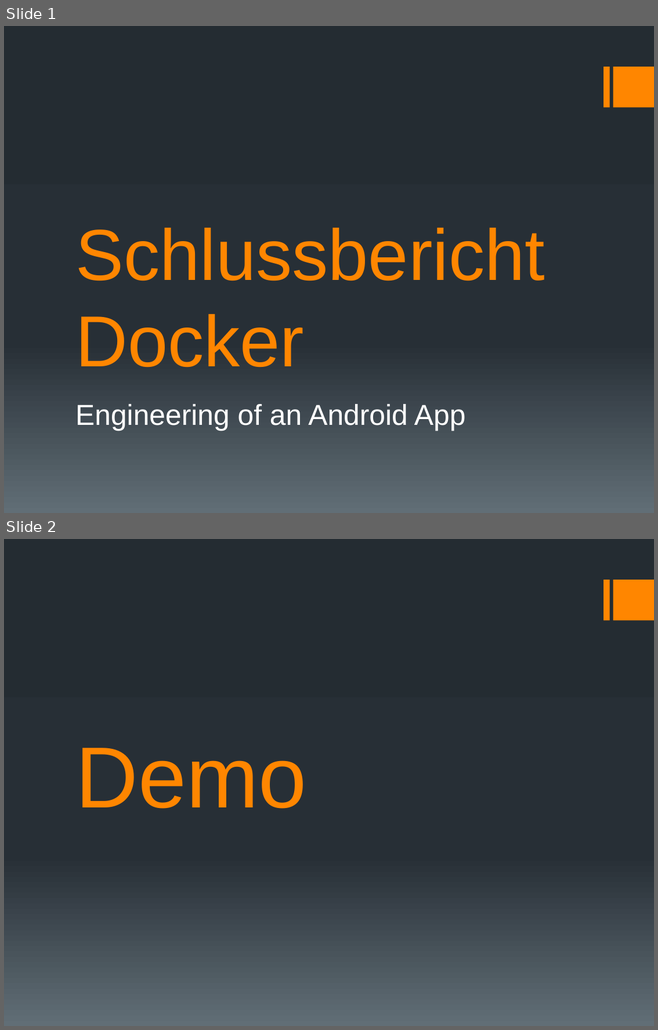
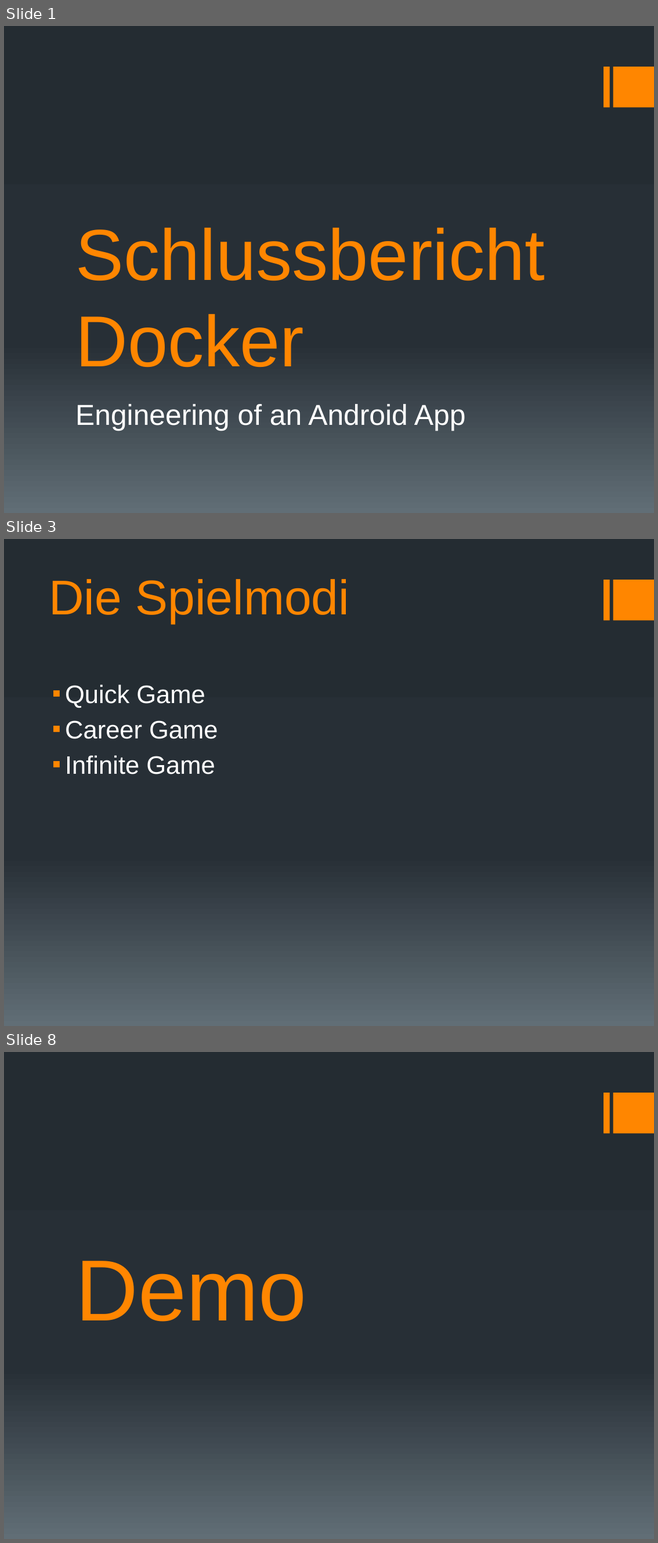
Before and after one commit to docker-apps/Docker, a slide deck: Documents/Schlusspräsentation/Schlussbericht_Präsentation_v1.pptx. Shown one above the other, each under a label of ours: slides 1 and 2 before the commit, slides 1, 3 and 8 after it; the slides between them are not shown. The pictures are 658x1030 and 658x1543 pixels, drawn with LibreOffice and Linux fonts; fonts in the diff are those of the drawing. Boxes give left, top, right and bottom in pixels: in the first picture for what was removed or moved away, otherwise in the second. Text is boxed around its words. In the diff, an @@ line names an element or a change of style, - is before the commit and + after.

```diff
--- a/Documents/Schlusspräsentation/Schlussbericht_Präsentation_v1.pptx
+++ b/Documents/Schlusspräsentation/Schlussbericht_Präsentation_v1.pptx
@@ slide 3 added at <box>4,539,654,1026</box>, background gradient #242C33 to #273037 to #636D76; not listed: 2 template elements that a slide beside it also shows @@
@@ title added at <box>49,579,349,623</box>, 54 pt, text #FF8600 @@
+Die Spielmodi
@@ text added at <box>65,685,217,774</box>, 28 pt, text #FFFFFF @@
+▪ Quick Game
+▪ Career Game
+▪ Infinite Game
@@ what was slide 2 is now slide 8 @@
```
Also in this commit, not shown: 7 other slides added, 19 slides removed, 2 other files.
